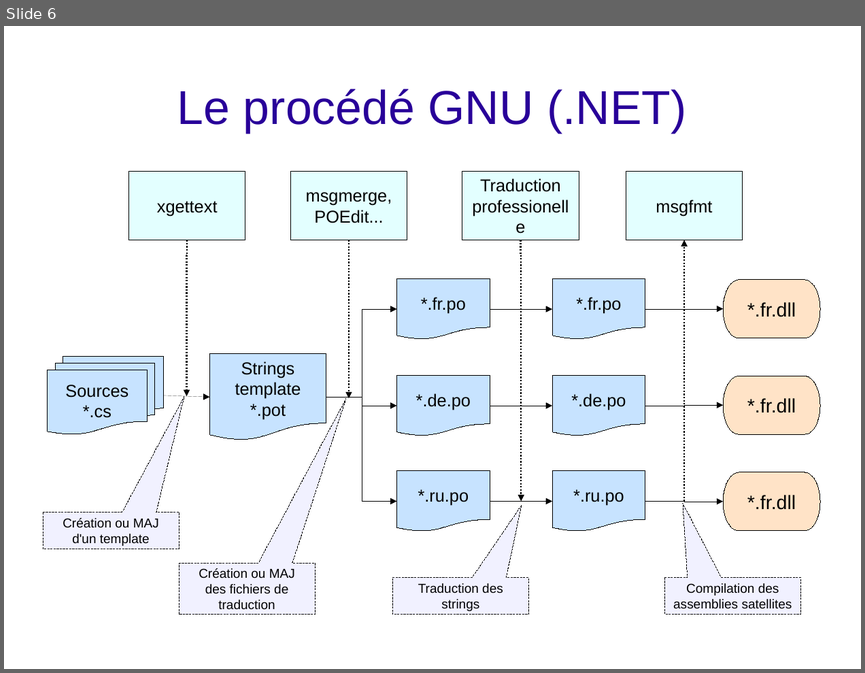
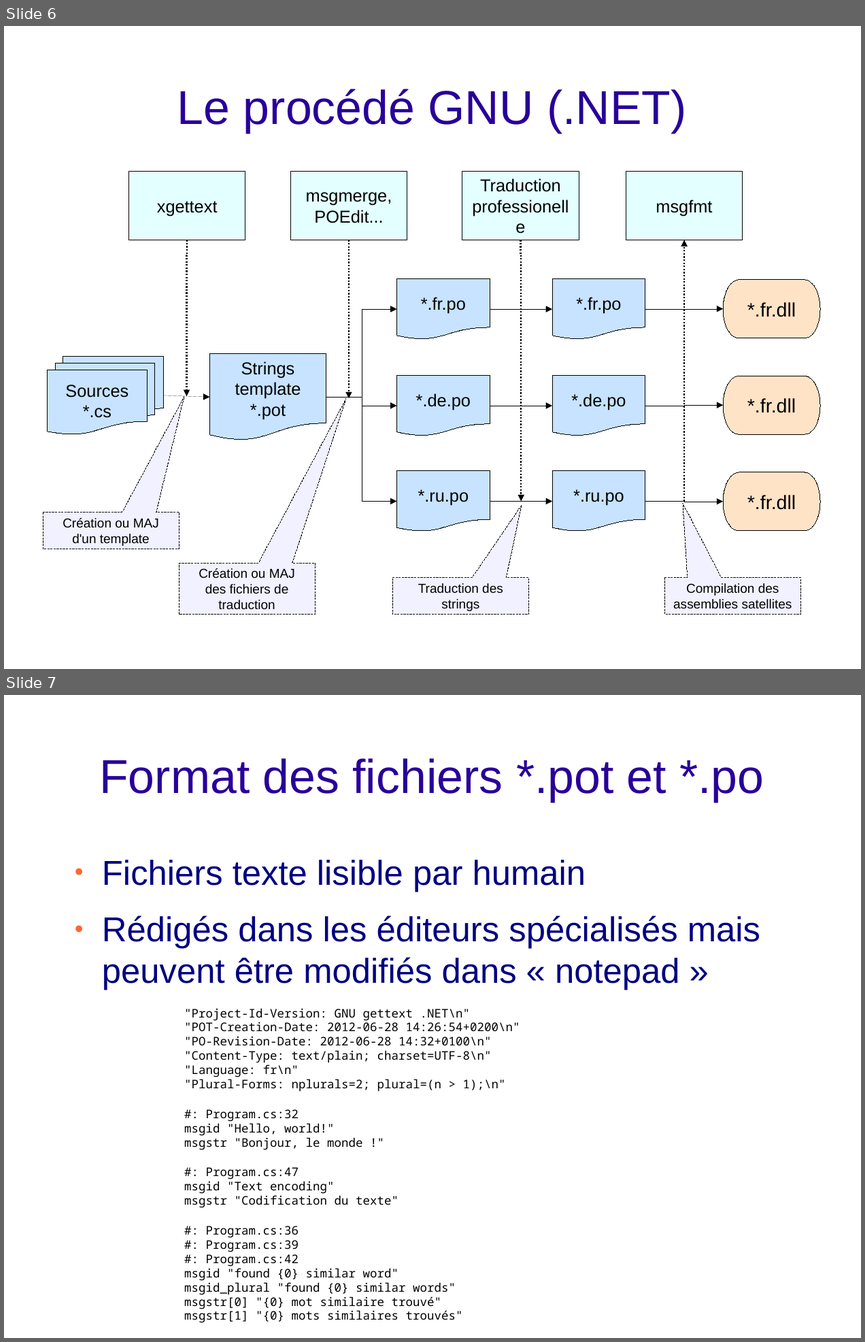
Before and after one commit to stride3d/gettextnet, a slide deck: Docs/Solution_overview_fr.odp. Shown one above the other, each under a label of ours: slide 6 before the commit, slides 6 and 7 after it. The pictures are 865x673 and 865x1342 pixels, drawn with LibreOffice and Linux fonts; fonts in the diff are those of the drawing; background and template pictures are left out. Boxes give left, top, right and bottom in pixels: in the first picture for what was removed or moved away, otherwise in the second. Text is boxed around its words. In the diff, an @@ line names an element or a change of style, - is before the commit and + after.

```diff
--- a/Docs/Solution_overview_fr.odp
+++ b/Docs/Solution_overview_fr.odp
@@ slide 7 added at (4, 695, 861, 1338), background picture (left out) @@
@@ title added at (99, 758, 764, 802), 44 pt, text #280099 @@
+Format des fichiers *.pot et *.po
@@ text added at (102, 860, 760, 1323), 11 pt, text #000000 @@
+● Fichiers texte lisible par humain
+● Rédigés dans les éditeurs spécialisés mais peuvent être modifiés dans « notepad »
+"Project-Id-Version: GNU gettext .NET\n"
+"POT-Creation-Date: 2012-06-28 14:26:54+0200\n"
+"PO-Revision-Date: 2012-06-28 14:32+0100\n"
+"Content-Type: text/plain; charset=UTF-8\n"
+"Language: fr\n"
+"Plural-Forms: nplurals=2; plural=(n > 1);\n"
+#: Program.cs:32
+msgid "Hello, world!"
+msgstr "Bonjour, le monde !"
+#: Program.cs:47
+msgid "Text encoding"
+msgstr "Codification du texte"
+#: Program.cs:36
+#: Program.cs:39
+#: Program.cs:42
+msgid "found {0} similar word"
+msgid_plural "found {0} similar words"
+msgstr[0] "{0} mot similaire trouvé"
+msgstr[1] "{0} mots similaires trouvés"
```
Also in this commit, not shown: 3 slides changed, 5 other files.
